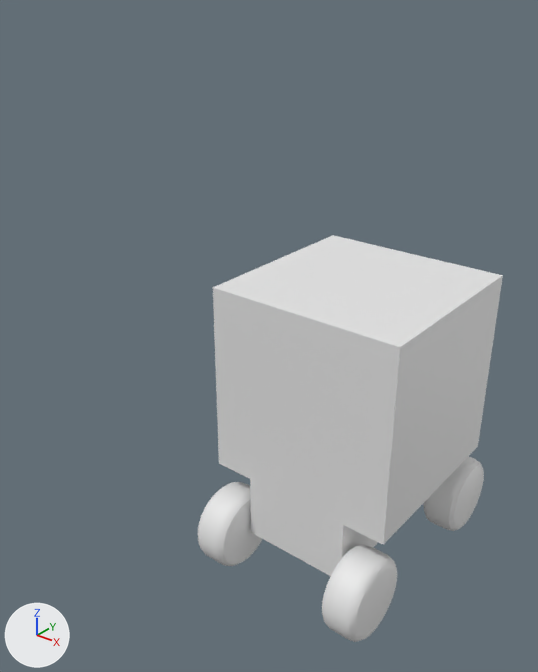
Before and after pictures for a commit that changed the glTF model game/assets/models/robot.glb.
Before and after are seen from a 50 mm camera at (3.48, -5.75, 3.65) aimed at (-0.38, -0.93, 0.66). Every picture has the same lights, and +X, +Y and +Z are marked at lower left.

The first picture shows 'Body', 'Wheel_BL', 'Wheel_BR', 'Wheel_FR'.
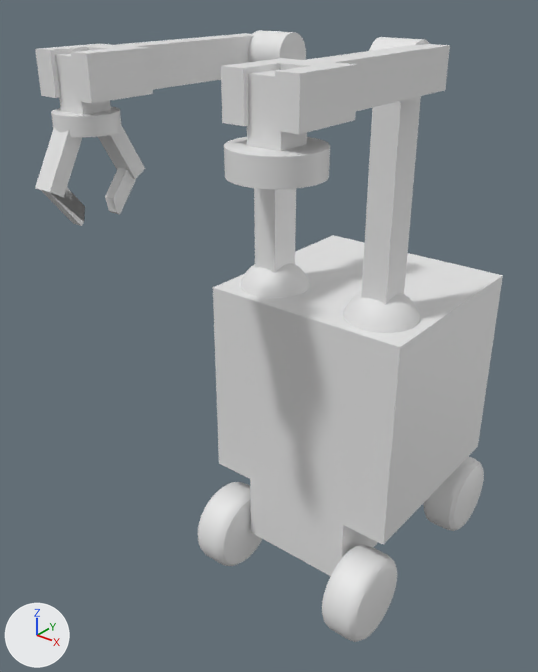
The change, as a list of edits to the scene's bpy script:
```text
Add me_cube_010:
    me_cube_010.from_pydata([(-0.931, -2.81, 2.326), (-0.931, -2.556, 2.777), (-0.765, -2.81, 2.326), (-0.765, -2.556, 2.777), (-0.931, -2.704, 2.267), (-0.931, -2.45, 2.717), (-0.765, -2.704, 2.267), (-0.765, -2.45, 2.717)], [], [(0, 2, 3), (0, 3, 1), (2, 6, 7), (2, 7, 3), (6, 4, 5), (6, 5, 7), (4, 0, 1), (4, 1, 5), (2, 0, 4), (2, 4, 6), (7, 5, 1), (7, 1, 3)])
Add me_cube_008:
    me_cube_008.from_pydata([(-0.931, -1.944, 2.326), (-0.931, -2.198, 2.777), (-0.765, -1.944, 2.326), (-0.765, -2.198, 2.777), (-0.931, -2.049, 2.267), (-0.931, -2.304, 2.717), (-0.765, -2.049, 2.267), (-0.765, -2.304, 2.717)], [], [(0, 1, 3), (0, 3, 2), (2, 3, 7), (2, 7, 6), (6, 7, 5), (6, 5, 4), (4, 5, 1), (4, 1, 0), (2, 6, 4), (2, 4, 0), (7, 3, 1), (7, 1, 5)])
Add ob_sphere_001:
    ob_sphere_001 = bpy.data.objects.new('Sphere.001', me_sphere_002)  # a UV sphere (32 segments, 16 rings, poles along z) spanning x -0.933..-0.241, y -0.926..-0.233, z 0.557..1.25
    ob_sphere_001.location = (0.0, 0.0, 0.0)
Add ob_sphere:
    ob_sphere = bpy.data.objects.new('Sphere', me_sphere)  # a UV sphere (32 segments, 16 rings, poles along z) spanning x 0.231..0.923, y -0.926..-0.233, z 0.557..1.25
    ob_sphere.location = (0.0, 0.0, 0.0)
Add ob_cylinder_001:
    ob_cylinder_001 = bpy.data.objects.new('Cylinder.001', me_cylinder_005)  # a 32-sided cylinder along x spanning x -0.764..-0.411, y -0.76..-0.399, z 2.866..3.227
    ob_cylinder_001.location = (0.0, 0.0, 0.0)
Add ob_cylinder:
    ob_cylinder = bpy.data.objects.new('Cylinder', me_cylinder_004)  # a 32-sided cylinder along x spanning x 0.4..0.754, y -0.76..-0.399, z 2.866..3.227
    ob_cylinder.location = (0.0, 0.0, 0.0)
Add ob_cube_009:
    ob_cube_009 = bpy.data.objects.new('Cube.009', me_cube_011)  # 10 vertices, 22 faces; spans x -0.895..-0.801, y -2.799..-2.508, z 2.021..2.398
    ob_cube_009.location = (0.0, 0.0, 0.0)
Add ob_cube_008:
    ob_cube_008 = bpy.data.objects.new('Cube.008', me_cube_010)
    ob_cube_008.location = (0.0, 0.0, 0.0)
Add ob_cube_007:
    ob_cube_007 = bpy.data.objects.new('Cube.007', me_cube_009)  # 10 vertices, 16 faces; spans x -0.895..-0.801, y -2.246..-1.955, z 2.021..2.398
    ob_cube_007.location = (0.0, 0.0, 0.0)
Add ob_cube_006:
    ob_cube_006 = bpy.data.objects.new('Cube.006', me_cube_008)
    ob_cube_006.location = (0.0, 0.0, 0.0)
Add ob_cube_005:
    ob_cube_005 = bpy.data.objects.new('Cube.005', me_cube_007)  # a box spanning x -0.967..-0.726, y -2.497..-2.256, z 2.762..3.162; a 32-sided cylinder along z spanning x -1.08..-0.613, y -2.61..-2.143, z 2.658..2.795
    ob_cube_005.location = (0.0, 0.0, 0.0)
Add ob_cube_004:
    ob_cube_004 = bpy.data.objects.new('Cube.004', me_cube_006)  # 28 vertices, 52 faces; spans x -1.12..-0.58, y -2.54..-0.54, z 2.89..3.19
    ob_cube_004.location = (0.0, 0.0, 0.0)
Add ob_cube_003:
    ob_cube_003 = bpy.data.objects.new('Cube.003', me_cube_005)  # a box spanning x -0.71..-0.47, y -0.73..-0.43, z 1.07..3.07
    ob_cube_003.location = (0.0, 0.0, 0.0)
Add ob_cube_002:
    ob_cube_002 = bpy.data.objects.new('Cube.002', me_cube_004)  # a box spanning x 0.716..0.957, y -2.497..-2.256, z 2.762..3.162; a 32-sided cylinder along z spanning x 0.535..1.137, y -2.678..-2.076, z 2.598..2.775
    ob_cube_002.location = (0.0, 0.0, 0.0)
Add ob_cube_001:
    ob_cube_001 = bpy.data.objects.new('Cube.001', me_cube_003)  # 28 vertices, 52 faces; spans x 0.57..1.11, y -2.54..-0.54, z 2.89..3.19
    ob_cube_001.location = (0.0, 0.0, 0.0)
Add ob_cube:
    ob_cube = bpy.data.objects.new('Cube', me_cube_002)  # a box spanning x 0.46..0.7, y -0.73..-0.43, z 1.07..3.07
    ob_cube.location = (0.0, 0.0, 0.0)
```

Pixel boxes [x1, y1, x2, y2] of what changed, in the pictures (538 x 672 px):
'Cube.001', added: after [221, 44, 450, 134]
'Cube.004', added: after [35, 33, 253, 103]
'Cube', added: after [361, 96, 421, 305]
'Cube.002', added: after [224, 70, 330, 189]
'Cube.003', added: after [254, 188, 296, 273]
'Cube.005', added: after [51, 53, 122, 137]
'Sphere', added: after [343, 292, 420, 333]
'Cube.008', added: after [35, 127, 82, 197]
'Sphere.001', added: after [240, 264, 310, 298]
'Cylinder.001', added: after [248, 30, 306, 62]
'Cube.006', added: after [98, 125, 145, 179]
'Cube.007', added: after [105, 167, 136, 214]
'Cube.009', added: after [41, 188, 85, 226]
'Cylinder', added: after [369, 37, 430, 51]
